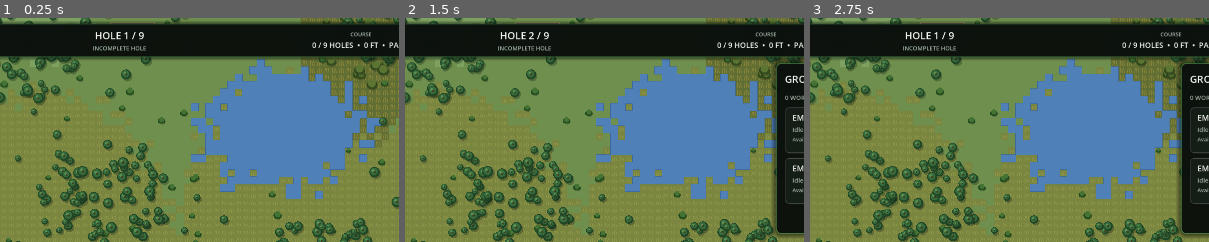
Above: before the commit, frames 1-3 (left to right).
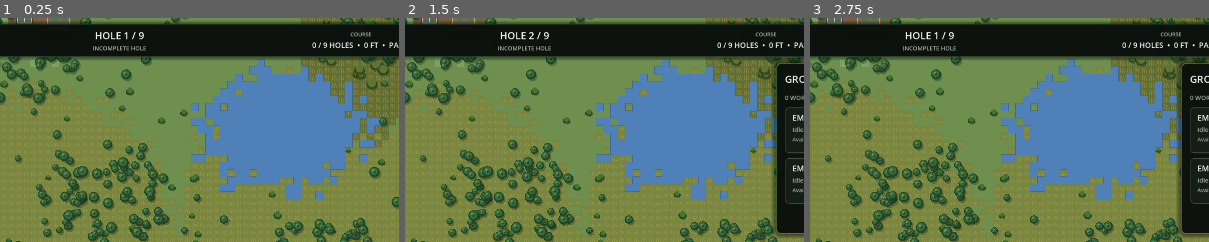
Above: after the commit, the same moments.

Repository: jmessierdg/disc-golf-empire
Game: Godot game, scene res://Main.tscn
The game is run twice, just before and just after one commit, with the same random seed, the same clock (stepped at 60 frames per second) and the same inputs.
Inputs:
- Up to frame 1 (0.25 s): no input
- Up to frame 2 (1.5 s): click "WORKERS 0 / 2" at 0.5 s; click "›" at 1.25 s
- Up to frame 3 (2.75 s): click "‹" at 2 s
The pictures show only the part of the screen within x 27-77%, y 0-50%; the shares and areas given below are measured in that part.

The runs differ from the first frame. In frame 1, 0.5% of the frame differs, in the area x 2-39%, y 0-3%; in frame 2, 0.5%; in frame 3, 0.5%.

Commit message:
Update property_manager.gd

Diff:
--- a/property_manager.gd
+++ b/property_manager.gd
@@ -1075,13 +1075,15 @@
 # ==================================================
 
 func generate_starter_facilities() -> void:
-	var cell: float = CELL_SIZE
+	# All dimensions are in feet converted to game pixels (15 ft per cell).
+	var unit: float = CELL_SIZE / 15.0
 	var origin: Vector2 = property_world_origin
+	var entry_x: float = property_driveway_points[3].x
 	var layout: Array = [
-		{"type": "starter_office", "position": origin + Vector2(13.0, 11.0) * cell, "size": Vector2(4.0, 3.0) * cell, "rotation": 0.0},
-		{"type": "starter_shed", "position": origin + Vector2(28.0, 11.0) * cell, "size": Vector2(5.0, 3.5) * cell, "rotation": 0.0},
-		{"type": "starter_parking", "position": origin + Vector2(20.0, 7.0) * cell, "size": Vector2(9.0, 4.0) * cell, "rotation": 0.0},
-		{"type": "starter_yard", "position": origin + Vector2(28.0, 17.0) * cell, "size": Vector2(6.0, 4.0) * cell, "rotation": 0.0}
+		{"type": "starter_parking", "position": Vector2(entry_x + 34.0 * unit, origin.y + 112.0 * unit), "size": Vector2(66.0, 82.0) * unit, "rotation": 0.0},
+		{"type": "starter_office", "position": Vector2(entry_x - 35.0 * unit, origin.y + 119.0 * unit), "size": Vector2(24.0, 30.0) * unit, "rotation": 0.0},
+		{"type": "starter_shed", "position": Vector2(entry_x - 62.0 * unit, origin.y + 206.0 * unit), "size": Vector2(32.0, 42.0) * unit, "rotation": 0.0},
+		{"type": "starter_yard", "position": Vector2(entry_x + 8.0 * unit, origin.y + 214.0 * unit), "size": Vector2(46.0, 54.0) * unit, "rotation": 0.0}
 	]
 	var owned: Rect2 = get_property_world_rect()
 	for value in layout:
@@ -1091,28 +1093,32 @@
 		var footprint: Rect2 = Rect2(center - dimensions * 0.5, dimensions)
 		if not owned.encloses(footprint):
 			continue
+		# Reserve the footprint and surrounding access clearances.
+		var clearance: Rect2 = footprint.grow(10.0 * unit)
+		var has_water: bool = false
+		for y in range(maxi(0, int(floor((clearance.position.y - origin.y) / CELL_SIZE))), mini(PROPERTY_GRID_HEIGHT, int(ceil((clearance.end.y - origin.y) / CELL_SIZE)))):
+			for x in range(maxi(0, int(floor((clearance.position.x - origin.x) / CELL_SIZE))), mini(PROPERTY_GRID_WIDTH, int(ceil((clearance.end.x - origin.x) / CELL_SIZE)))):
+				if terrain[y][x] == WATER:
+					has_water = true
+		if has_water:
+			continue
 		buildings.append(item)
-		var local_min: Vector2 = footprint.position - origin
-		var local_max: Vector2 = footprint.end - origin
-		var x0: int = maxi(0, int(floor(local_min.x / cell)))
-		var x1: int = mini(PROPERTY_GRID_WIDTH - 1, int(ceil(local_max.x / cell)) - 1)
-		var y0: int = maxi(0, int(floor(local_min.y / cell)))
-		var y1: int = mini(PROPERTY_GRID_HEIGHT - 1, int(ceil(local_max.y / cell)) - 1)
-		for y in range(y0, y1 + 1):
-			for x in range(x0, x1 + 1):
-				terrain[y][x] = DIRT
-		for index in range(trees.size() - 1, -1, -1):
-			if footprint.grow(cell * 0.4).has_point(property_local_to_world(trees[index])):
-				trees.remove_at(index)
-				tree_sizes.remove_at(index)
-		for index in range(bushes.size() - 1, -1, -1):
-			if footprint.has_point(property_local_to_world(bushes[index])):
-				bushes.remove_at(index)
-				bush_sizes.remove_at(index)
-		for index in range(brush_clusters.size() - 1, -1, -1):
-			if footprint.has_point(property_local_to_world(brush_clusters[index])):
-				brush_clusters.remove_at(index)
-				brush_sizes.remove_at(index)
+		for y in range(maxi(0, int(floor((clearance.position.y - origin.y) / CELL_SIZE))), mini(PROPERTY_GRID_HEIGHT, int(ceil((clearance.end.y - origin.y) / CELL_SIZE)))):
+			for x in range(maxi(0, int(floor((clearance.position.x - origin.x) / CELL_SIZE))), mini(PROPERTY_GRID_WIDTH, int(ceil((clearance.end.x - origin.x) / CELL_SIZE)))):
+				if terrain[y][x] != WATER:
+					terrain[y][x] = DIRT
+		for i in range(trees.size() - 1, -1, -1):
+			if clearance.has_point(property_local_to_world(trees[i])):
+				trees.remove_at(i)
+				tree_sizes.remove_at(i)
+		for i in range(bushes.size() - 1, -1, -1):
+			if clearance.has_point(property_local_to_world(bushes[i])):
+				bushes.remove_at(i)
+				bush_sizes.remove_at(i)
+		for i in range(brush_clusters.size() - 1, -1, -1):
+			if clearance.has_point(property_local_to_world(brush_clusters[i])):
+				brush_clusters.remove_at(i)
+				brush_sizes.remove_at(i)
 
 
 func generate_property_entrance() -> void:
